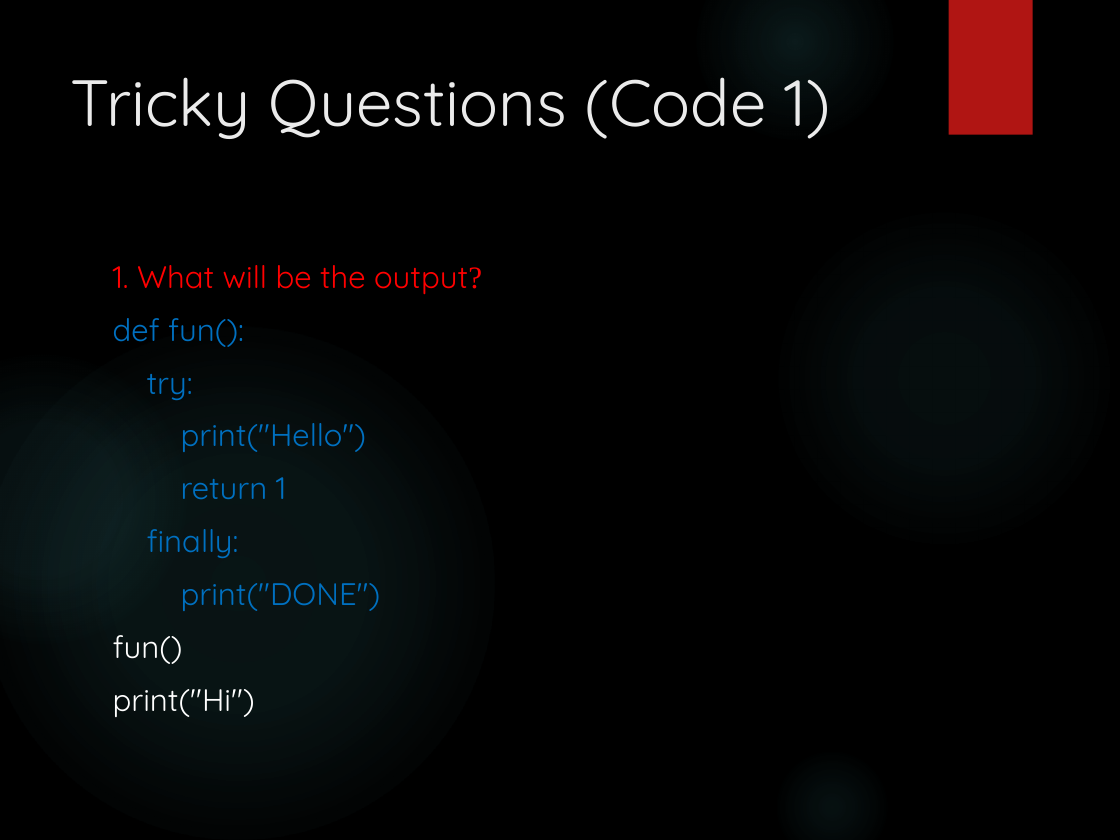
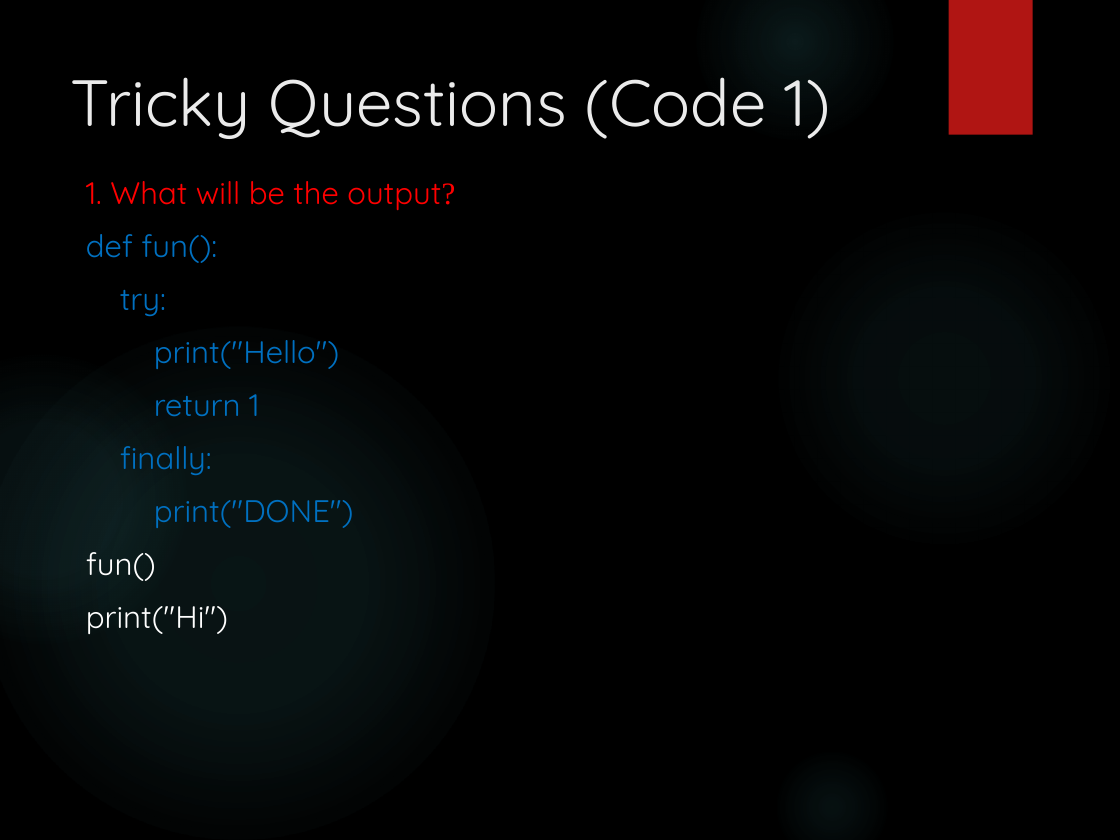
Before and after one commit to GLA-Python/python3.10.0, a slide deck: slide 23 of Topicwise PDF/Exception Handling.pptx. Drawn at 1120x840 pixels with LibreOffice and Linux fonts; fonts in the diff are those of the drawing; background and template pictures are left out. Boxes give left, top, right and bottom in pixels: in the first picture for what was removed or moved away, otherwise in the second. Text is boxed around its words. In the diff, an @@ line names an element or a change of style, - is before the commit and + after.

```diff
--- a/Topicwise PDF/Exception Handling.pptx
+++ b/Topicwise PDF/Exception Handling.pptx
@@ text "1. What will be the ...": place and size @@
-text "1. What will be the ..." at [113, 265, 482, 717]
+text "1. What will be the ..." at [86, 181, 455, 634]
```
Also in this commit, not shown: 9 other slides changed, 8 slides added, 8 slides removed.
